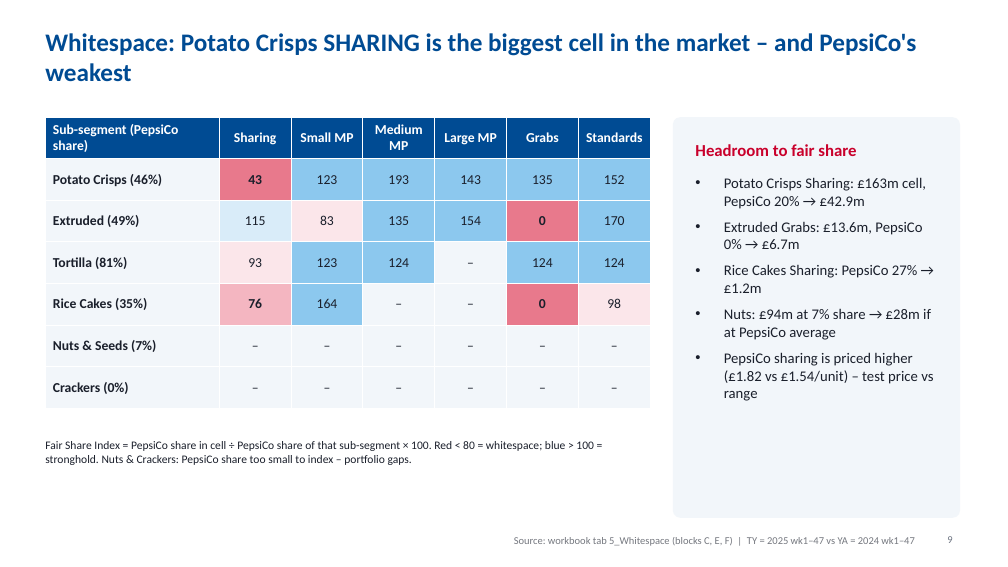
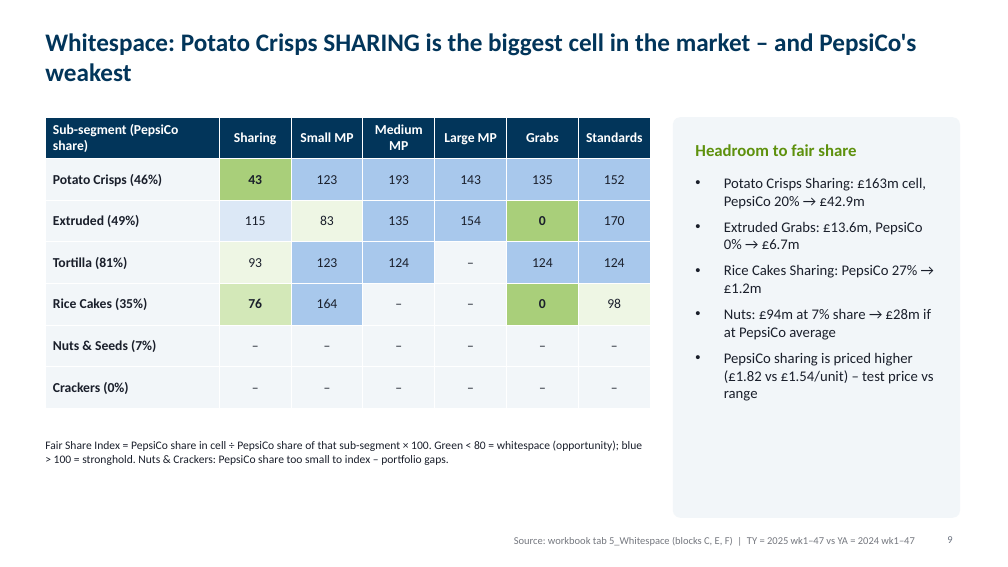
Before and after one commit to harshjunekumar/test-sample, a slide deck: slide 9 of case_study/PepsiCo_Savoury_Case_Study_Deck.pptx. Drawn at 1008x567 pixels with LibreOffice and Linux fonts; fonts in the diff are those of the drawing. Boxes give left, top, right and bottom in pixels: in the first picture for what was removed or moved away, otherwise in the second. Text is boxed around its words. In the diff, an @@ line names an element or a change of style, - is before the commit and + after.

```diff
--- a/case_study/PepsiCo_Savoury_Case_Study_Deck.pptx
+++ b/case_study/PepsiCo_Savoury_Case_Study_Deck.pptx
@@ title "Whitespace: Potato Crisps SHARING is ..." at bbox=[45, 33, 916, 82]: text colour #004B93 to #02355A @@
@@ table at bbox=[45, 117, 650, 398] @@
@@ fill #004B93 to #02355A in row 1 @@
@@ fill #F2F6FA to #F2F6F9 in 21 cells @@
@@ fill #E8798C to #A9CF7A in 3 cells @@
@@ fill #8CC8EE to #A8C8EC in 13 cells @@
@@ fill #D9ECF9 to #DCE8F6 in row 3, column 2 @@
@@ fill #FBE6EA to #EEF6E4 in 3 cells @@
@@ fill #F4B6C1 to #D3E8B8 in row 5, column 2 @@
@@ rounded rectangle at bbox=[673, 117, 960, 518]: fill #F2F6FA to #F2F6F9 @@
@@ text "Headroom to fair share" at bbox=[695, 144, 856, 156]: text colour #C9002B to #5E910D @@
@@ text at bbox=[45, 440, 643, 465]: text changed @@
-Fair Share Index = PepsiCo share in cell ÷ PepsiCo share of that sub-segment × 100. Red < 80 = whitespace; blue > 100 = stronghold. Nuts & Crackers: PepsiCo share too small to index – portfolio gaps.
+Fair Share Index = PepsiCo share in cell ÷ PepsiCo share of that sub-segment × 100. Green < 80 = whitespace (opportunity); blue > 100 = stronghold. Nuts & Crackers: PepsiCo share too small to index – portfolio gaps.
```
Also in this commit, not shown: 10 other slides changed.
